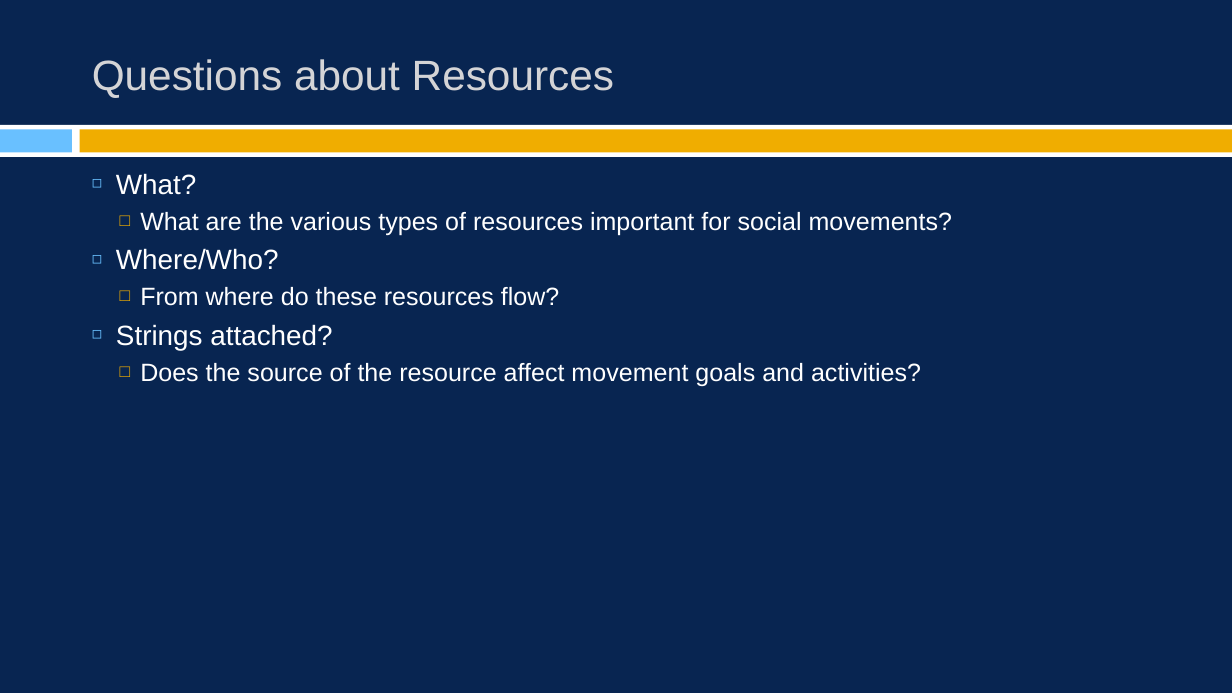
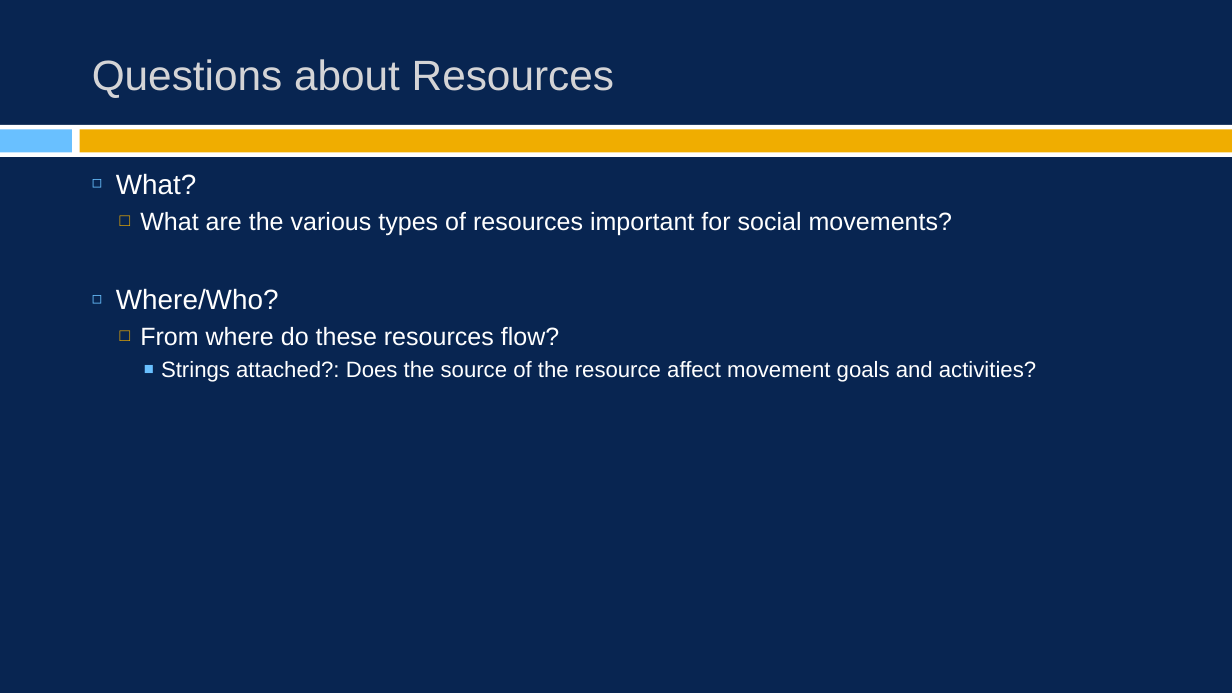
Before and after one commit to burrelvannjr/movements_csuf, a slide deck: slide 3 of ppts/notes/ch_3b.pptx. Drawn at 1232x693 pixels with LibreOffice and Linux fonts; fonts in the diff are those of the drawing. Boxes give left, top, right and bottom in pixels: in the first picture for what was removed or moved away, otherwise in the second. Text is boxed around its words. In the diff, an @@ line names an element or a change of style, - is before the commit and + after.

```diff
--- a/ppts/notes/ch_3b.pptx
+++ b/ppts/notes/ch_3b.pptx
@@ text at bbox=[161, 361, 1036, 382]: text changed; size 19.5 to 17.2 pt @@
-◻ Strings attached?
-  □ Does the source of the resource affect movement goals and activities?
+    ■ Strings attached?: Does the source of the resource affect movement goals and activities?
```
Also in this commit, not shown: 4 other slides changed, 1 slide added, 6 other files.
